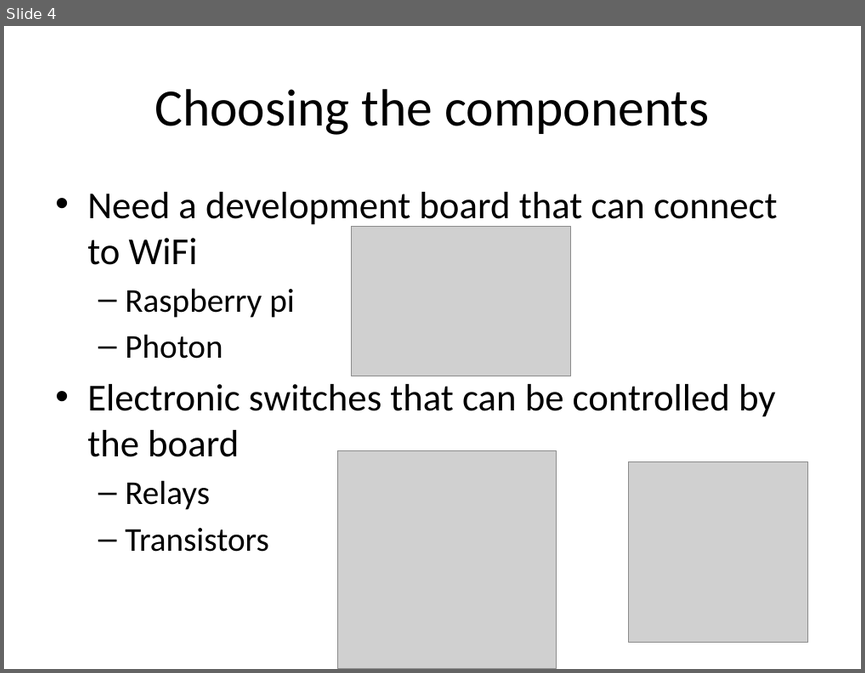
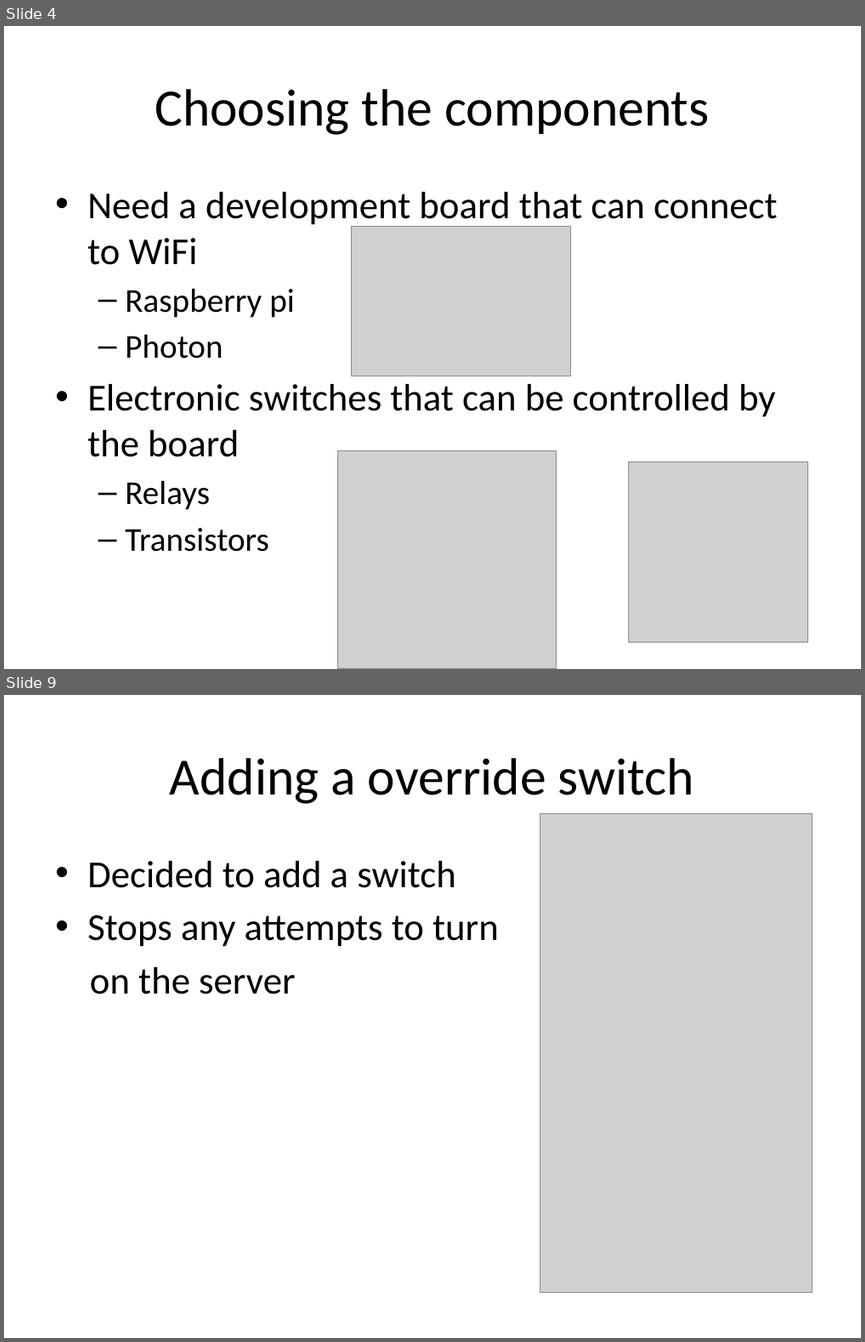
Before and after one commit to AngrySaltyFish/EPQ, a slide deck: EPQ – Artefact.pptx. Shown one above the other, each under a label of ours: slide 4 before the commit, slides 4 and 9 after it; the slides between them are not shown. The pictures are 865x673 and 865x1342 pixels, drawn with LibreOffice and Linux fonts; fonts in the diff are those of the drawing; grey boxes stand for pictures. Boxes give left, top, right and bottom in pixels: in the first picture for what was removed or moved away, otherwise in the second. Text is boxed around its words. In the diff, an @@ line names an element or a change of style, - is before the commit and + after.

```diff
--- a/EPQ – Artefact.pptx
+++ b/EPQ – Artefact.pptx
@@ slide 9 added at bbox=[4, 695, 861, 1338], background #FFFFFF @@
@@ title added at bbox=[170, 758, 694, 804], 44 pt, text #000000 @@
+Adding a override switch
@@ picture added at bbox=[540, 814, 812, 1293] @@
@@ text added at bbox=[87, 861, 499, 994], 32 pt, text #000000 @@
+• Decided to add a switch
+• Stops any attempts to turn
+on the server
```
Also in this commit, not shown: 9 other slides added, 1 other file.
